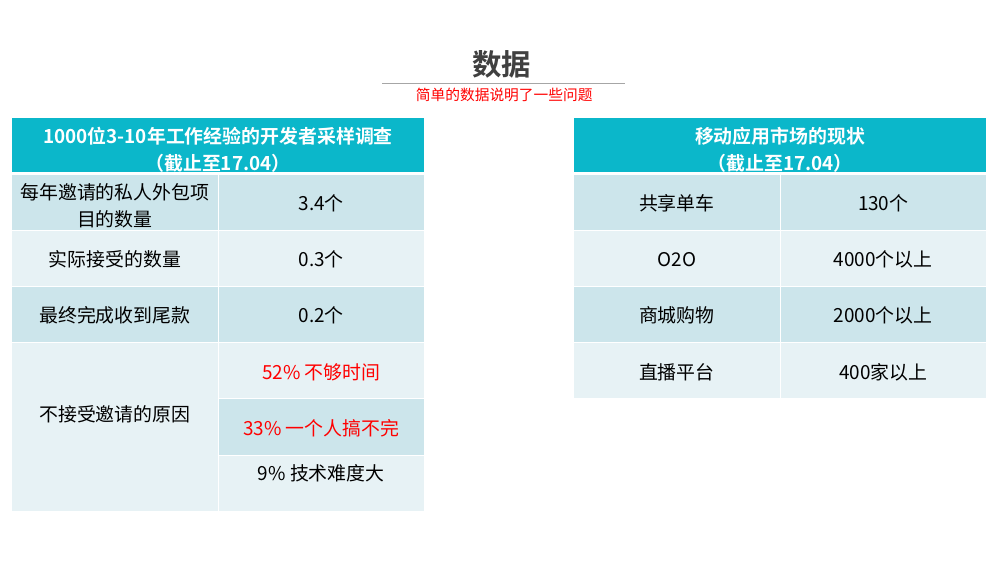
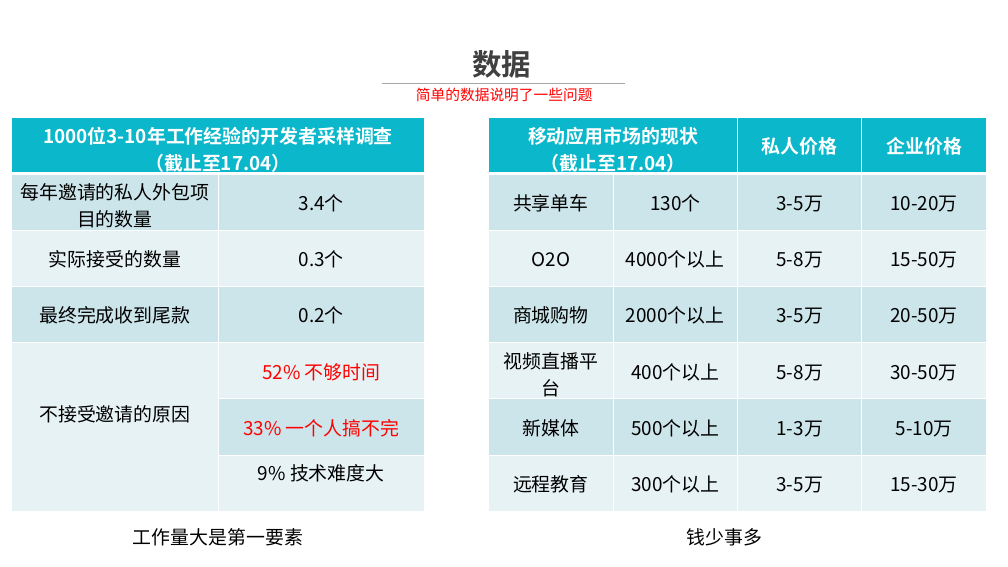
Before and after one commit to alucard263096/BP, a slide deck: slide 2 of App后端云 商业计划书 - v1 团队.pptx. Drawn at 1008x567 pixels with LibreOffice and Linux fonts; fonts in the diff are those of the drawing; background and template pictures are left out. Boxes give left, top, right and bottom in pixels: in the first picture for what was removed or moved away, otherwise in the second. Text is boxed around its words. In the diff, an @@ line names an element or a change of style, - is before the commit and + after.

```diff
--- a/App后端云 商业计划书 - v1 团队.pptx
+++ b/App后端云 商业计划书 - v1 团队.pptx
@@ table at (488, 117, 988, 511) @@
-移动应用市场的现状 / （截止至17.04） | 
-共享单车 | 130个
-O2O | 4000个以上
-商城购物 | 2000个以上
-直播平台 | 400家以上
+移动应用市场的现状 / （截止至17.04） |  | 私人价格 | 企业价格 | 
+共享单车 | 130个 | 3-5万 |  | 10-20万
+O2O | 4000个以上 | 5-8万 |  | 15-50万
+商城购物 | 2000个以上 | 3-5万 |  | 20-50万
+视频直播平台 | 400个以上 | 5-8万 |  | 30-50万
+新媒体 | 500个以上 | 1-3万 |  | 5-10万
+远程教育 | 300个以上 | 3-5万 |  | 15-30万
@@ table: place and size @@
-table at (574, 117, 987, 399)
+table at (488, 117, 988, 511)
@@ text added at (133, 528, 303, 546), 18 pt, text #000000 @@
+工作量大是第一要素
@@ text added at (687, 528, 763, 546), 18 pt, text #000000 @@
+钱少事多
```
Also in this commit, not shown: 7 other slides changed.
